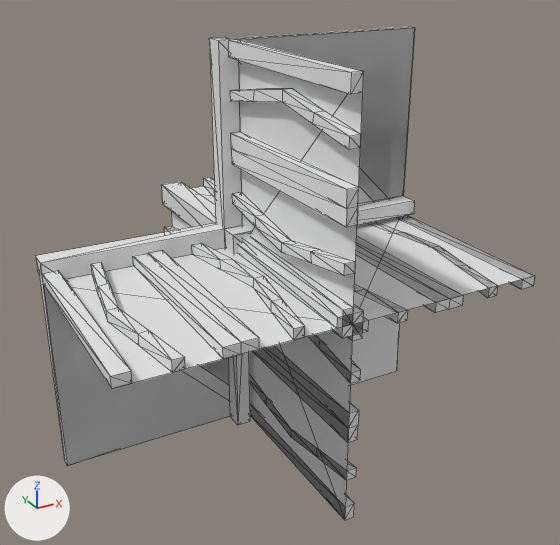
An edit to the OBJ model Data/bmc/tiles/t_146.obj, drawn before and after from the same camera.
The view is the same before and after, from a camera (50 mm lens) standing at (-0.8, -1.65, 0.724) and looking at (0.069, -0.07, -0.065). Arrows for +X, +Y and +Z are at lower left; the lights stay in place. Mesh edges are drawn as thin lines. Where no turn or scale is listed for an object, it has been applied to the vertices.

Objects in the first picture: 't_146'.
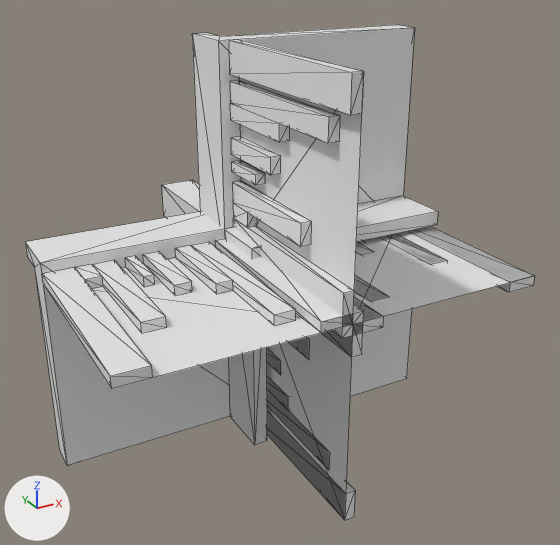
Changed parts and their boxes (x1, y1, x2, y2) in the pictures (560 x 545 px; the box of a moved part takes in the faces that stretch with it):
't_146', reshaped: before (35, 27, 534, 520); after (26, 25, 534, 520)
part 1 of me_t_146, added: after (231, 136, 281, 175)
part 2 of me_t_146, added: after (232, 160, 265, 185)
part 3 of me_t_146, added: after (125, 256, 155, 287)
part 4 of me_t_146, added: after (143, 251, 192, 295)
part 5 of me_t_146, rebuilt: before (251, 379, 356, 480); after (267, 378, 330, 468)
part 6 of me_t_146, rebuilt: before (204, 177, 408, 323); after (354, 275, 389, 301)
part 7 of me_t_146, rebuilt: before (356, 237, 463, 313); after (356, 243, 372, 253)
part 8 of me_t_146, rebuilt: before (252, 346, 359, 442); after (267, 350, 281, 375)
part 9 of me_t_146, rebuilt (7% wider, 13% shorter): before (192, 243, 305, 340); after (175, 242, 296, 326)
part 10 of me_t_146, rebuilt (16% narrower): before (230, 89, 361, 150); after (230, 81, 340, 143)
part 11 of me_t_146, deleted: before (133, 250, 259, 359)
part 12 of me_t_146, deleted: before (231, 132, 359, 227)
part 13 of me_t_146, moved or reshaped: before (35, 27, 534, 520); after (26, 25, 534, 520)

Patch to the scene script:
```diff
--- a/Data/bmc/tiles/t_146.obj.py
+++ b/Data/bmc/tiles/t_146.obj.py
@@ me_t_146 @@
 # used by ob_t_146; location = (0.0, 0.0, 0.0)
-me_t_146.from_pydata(...)  # 415 vertices, 798 faces; spans x -0.5..0.5, y -0.5..0.5, z -0.5..0.5
+me_t_146.from_pydata(...)  # 351 vertices, 648 faces; spans x -0.5..0.5, y -0.5..0.5, z -0.5..0.5
+# me_t_146 part 1: a new loose piece, a box spanning x -0.025..0.0, y -0.2..0.0, z 0.237..0.277
+# me_t_146 part 2: a new loose piece, a box spanning x -0.025..0.0, y -0.126..0.0, z 0.193..0.218
+# me_t_146 part 3: a new loose piece, a box spanning x -0.307..-0.282, y -0.126..0.0, z 0.0..0.025
+# me_t_146 part 4: a new loose piece, a box spanning x -0.263..-0.223, y -0.2..0.0, z 0.0..0.025
+# me_t_146 part 5: the loose piece of 38 vertices spanning x -0.025..0.025, y -0.5..0.5, z -0.429..-0.362 is rebuilt with 25 vertices and now spans x -0.025..0.025, y -0.429..0.429, z -0.408..-0.318
+# me_t_146 part 6: the loose piece of 38 vertices spanning x 0.071..0.138, y -0.5..0.5, z -0.025..0.025 is rebuilt with 25 vertices and now spans x 0.092..0.182, y -0.429..0.429, z -0.025..0.025
+# me_t_146 part 7: the loose piece of 21 vertices spanning x 0.213..0.287, y -0.5..0.5, z -0.025..0.025 is rebuilt with 14 vertices and now spans x 0.223..0.263, y -0.2..0.2, z -0.025..0.025
+# me_t_146 part 8: the loose piece of 21 vertices spanning x -0.025..0.025, y -0.5..0.5, z -0.288..-0.212 is rebuilt with 14 vertices and now spans x -0.025..0.025, y -0.2..0.2, z -0.277..-0.237
+# me_t_146 part 9: the loose piece of 20 vertices spanning x -0.138..-0.071, y -0.5..0.0, z 0.0..0.025 is rebuilt with 14 vertices and now spans x -0.182..-0.092, y -0.429..0.0, z 0.0..0.025
+# me_t_146 part 10: the loose piece of 20 vertices spanning x -0.025..0.0, y -0.5..0.0, z 0.363..0.429 is rebuilt with 14 vertices and now spans x -0.025..0.0, y -0.429..0.0, z 0.318..0.408
+# me_t_146 part 11: the loose piece of 12 vertices spanning x -0.287..-0.213, y -0.5..0.0, z 0.0..0.025 is deleted
+# me_t_146 part 12: the loose piece of 12 vertices spanning x -0.025..0.0, y -0.5..0.0, z 0.213..0.288 is deleted
+# me_t_146 part 13: 190 vertices removed from x -0.5..0.5, y -0.5..0.5, z -0.5..0.5; 142 vertices added at x -0.5..0.5, y -0.5..0.5, z -0.5..0.5
```
